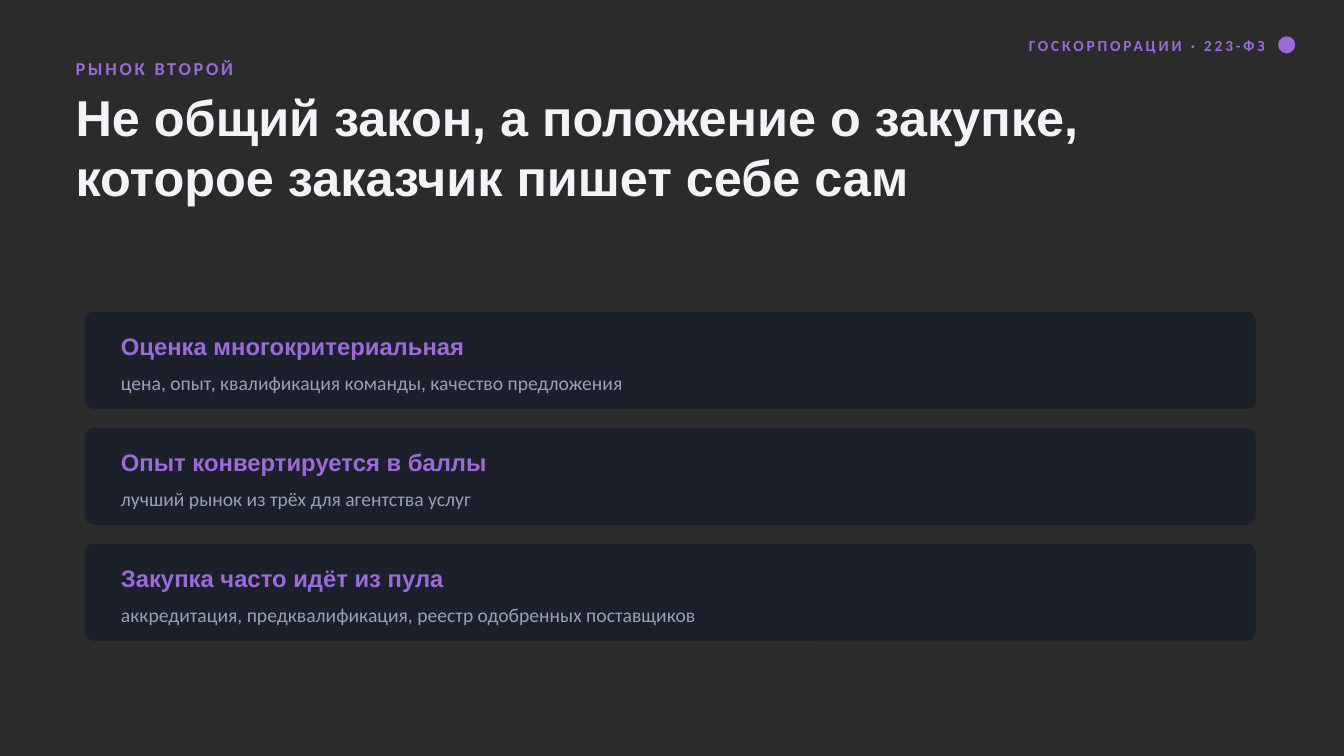
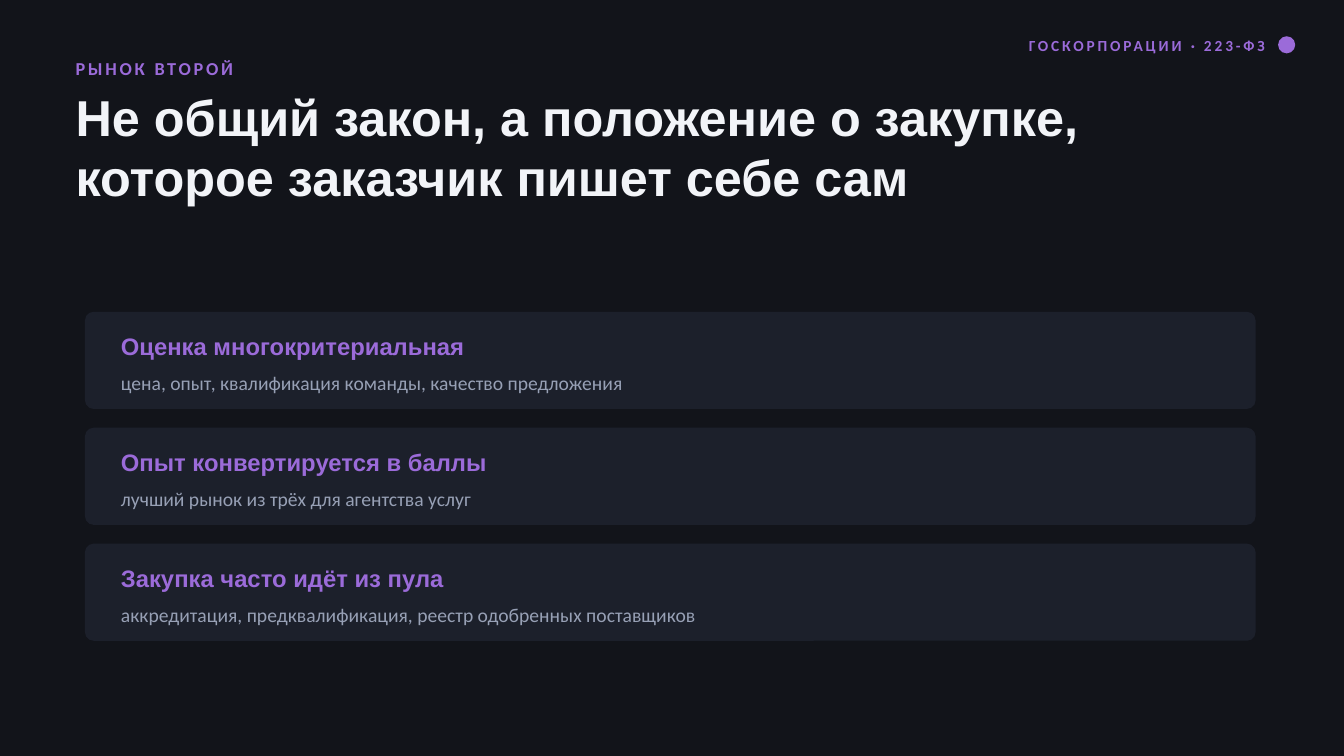
Before and after one commit to t4993408232-collab/analizator-bot, a slide deck: slide 12 of talks/2026-08-06-prodavay-kak-faunder/Как-выигрывать-тендеры.pptx. Drawn at 1344x756 pixels with LibreOffice and Linux fonts; fonts in the diff are those of the drawing; background and template pictures are left out; a plain dark background stands for a picture behind light text. Boxes give left, top, right and bottom in pixels: in the first picture for what was removed or moved away, otherwise in the second. Text is boxed around its words. In the diff, an @@ line names an element or a change of style, - is before the commit and + after.

```diff
--- a/talks/2026-08-06-prodavay-kak-faunder/Как-выигрывать-тендеры.pptx
+++ b/talks/2026-08-06-prodavay-kak-faunder/Как-выигрывать-тендеры.pptx
@@ background picture (left out) to #12141A @@
```
Also in this commit, not shown: 39 other slides changed, 24 other files.
